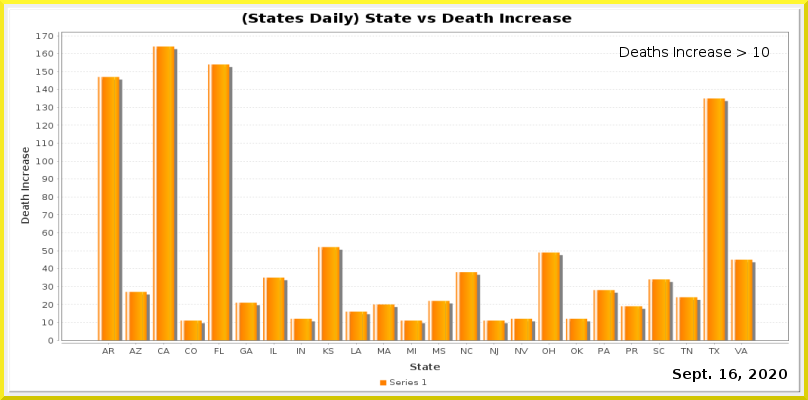
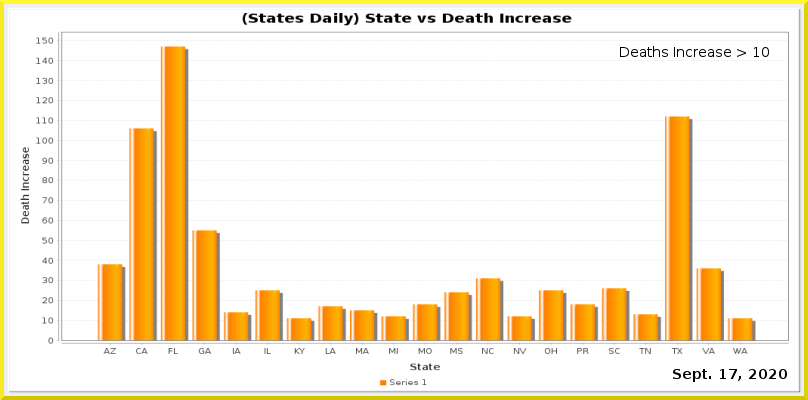
Comparing the layer stacks of the two w=808, h=400 images. Changes:
painted on "Current Date" over bbox(729, 369, 737, 379)
painted on "Date_vs_TestIncrease.png" over bbox(36, 33, 789, 356)
